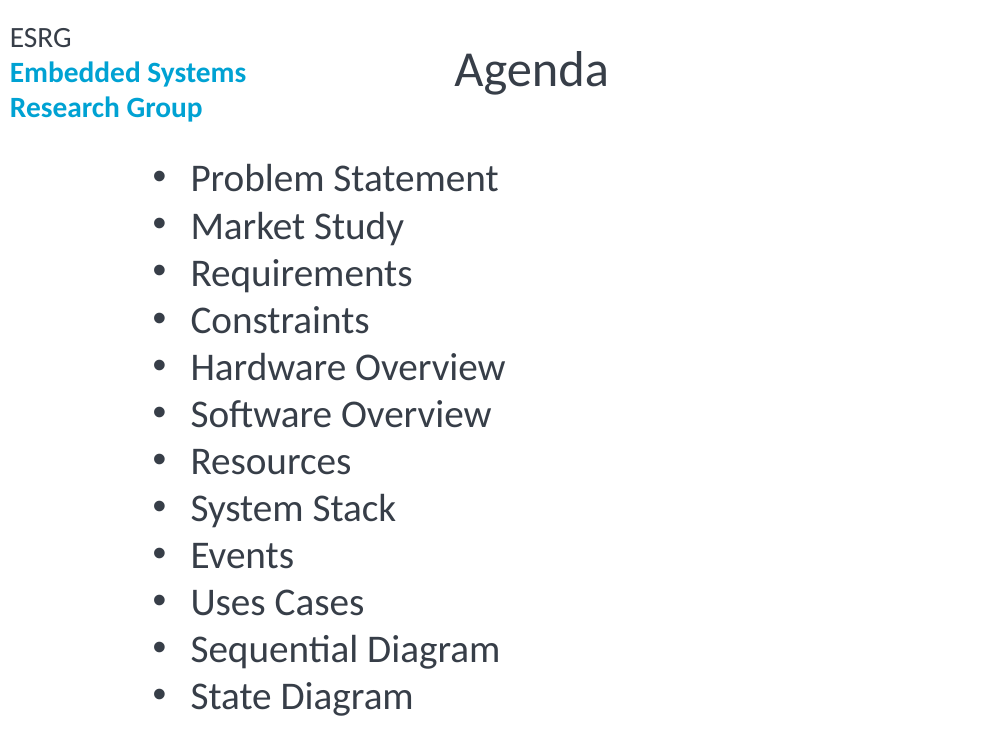
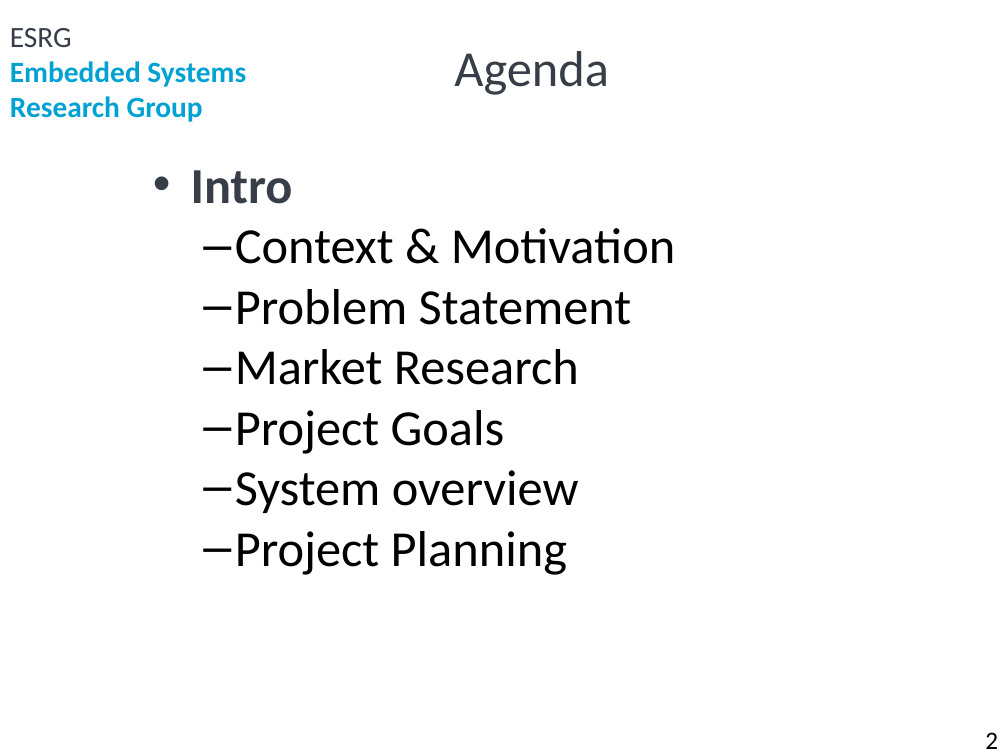
Before and after one commit to ElectroQuanta/MDO, a slide deck: slide 2 of Proj/presentations/ProblemStatement_a50178_JosePires_a88258_HugoFreitas.pptx. Drawn at 1008x756 pixels with LibreOffice and Linux fonts; fonts in the diff are those of the drawing; background and template pictures are left out. Boxes give left, top, right and bottom in pixels: in the first picture for what was removed or moved away, otherwise in the second. Text is boxed around its words. In the diff, an @@ line names an element or a change of style, - is before the commit and + after.

```diff
--- a/Proj/presentations/ProblemStatement_a50178_JosePires_a88258_HugoFreitas.pptx
+++ b/Proj/presentations/ProblemStatement_a50178_JosePires_a88258_HugoFreitas.pptx
@@ text at box(191, 170, 675, 264): paragraphs added @@
+• Intro
+  – Context & Motivation
@@ text at box(235, 289, 632, 325): size 28 to 36 pt, text colour #373E48 to #000000 in "Problem Statement"; bullet • to –; list level 1 to 2 in "Problem Statement" @@
@@ text at box(235, 349, 579, 575): text changed; size 28 to 36 pt; text colour #373E48 to #000000 @@
-• Market Study
-• Requirements
-• Constraints
-• Hardware Overview
-• Software Overview
-• Resources
-• System Stack
-• Events
-• Uses Cases
-• Sequential Diagram
-• State Diagram
+  – Market Research
+  – Project Goals
+  – System overview
+  – Project Planning
@@ page number added at box(985, 732, 998, 749), 18 pt, text #000000 @@
+2
```
Also in this commit, not shown: 1 other slide changed, 15 slides added, 17 slides removed.
